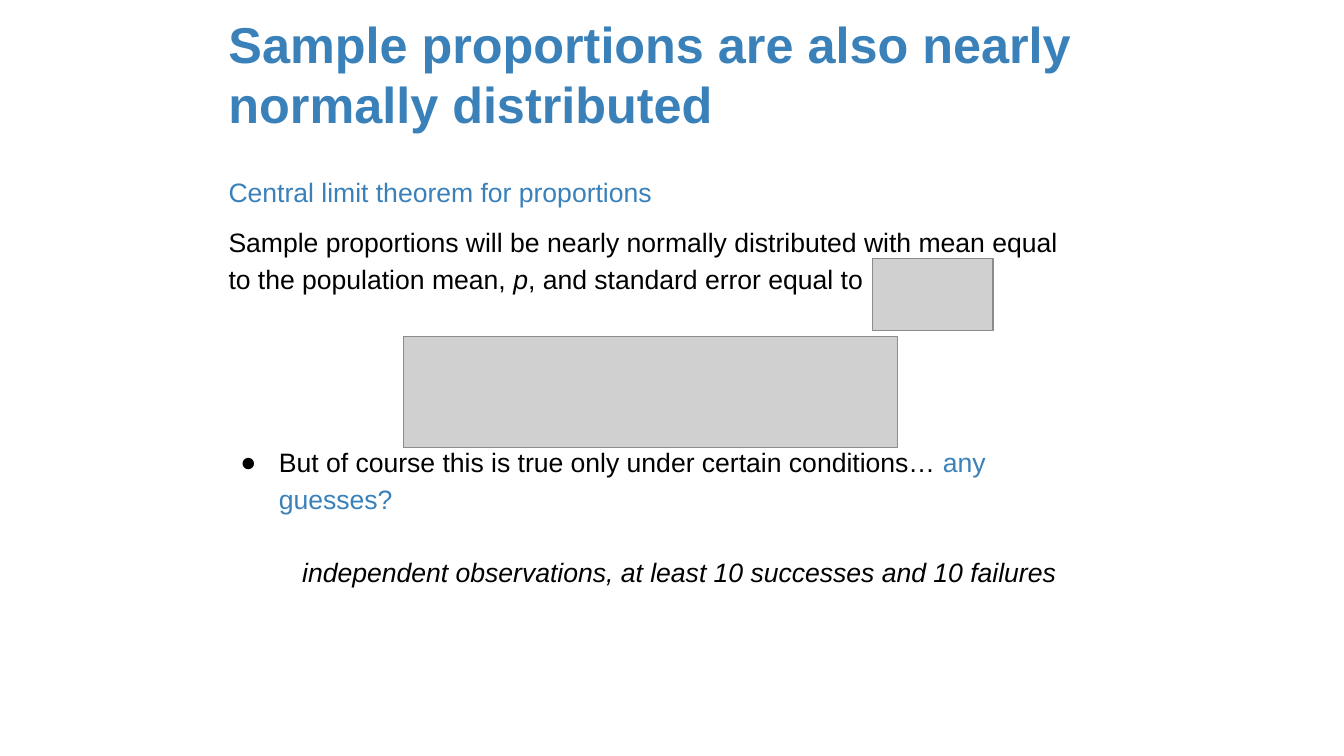
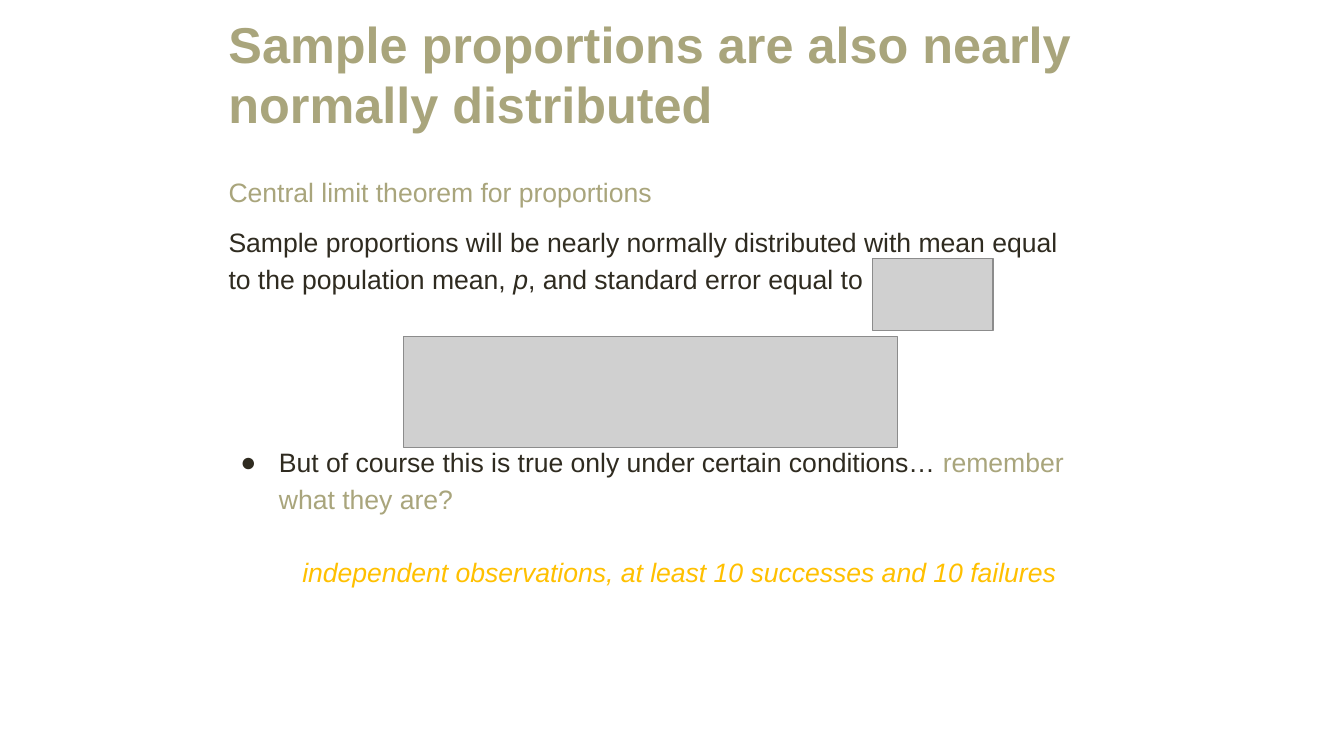
Before and after one commit to amosca01/MATH108-F23, a slide deck: slide 14 of slides/15-single-proportion.pptx. Drawn at 1344x756 pixels with LibreOffice and Linux fonts; fonts in the diff are those of the drawing; grey boxes stand for pictures. Boxes give left, top, right and bottom in pixels: in the first picture for what was removed or moved away, otherwise in the second. Text is boxed around its words. In the diff, an @@ line names an element or a change of style, - is before the commit and + after.

```diff
--- a/slides/15-single-proportion.pptx
+++ b/slides/15-single-proportion.pptx
@@ title "Sample proportions are also nearly ..." at (x1=228, y1=26, x2=1070, y2=133): text colour #3A81BA to #A9A57C @@
@@ text at (x1=229, y1=183, x2=1057, y2=294): text colour #3A81BA to #A9A57C in "Central limit theorem for proportions"; text colour #000000 to #2F2B20 in "Sample proportions will be nearly normally distributed ..." @@
@@ text at (x1=279, y1=452, x2=1064, y2=478): text changed; text colour #000000 to #2F2B20 @@
-● But of course this is true only under certain conditions… any guesses?
+● But of course this is true only under certain conditions… remember what they are?
@@ text "independent observations, at least 10 ..." at (x1=302, y1=562, x2=1056, y2=587): text colour #000000 to #FFC000 @@
```
Also in this commit, not shown: 38 other slides changed, 20 slides added, 2 slides removed, 6 other files.
